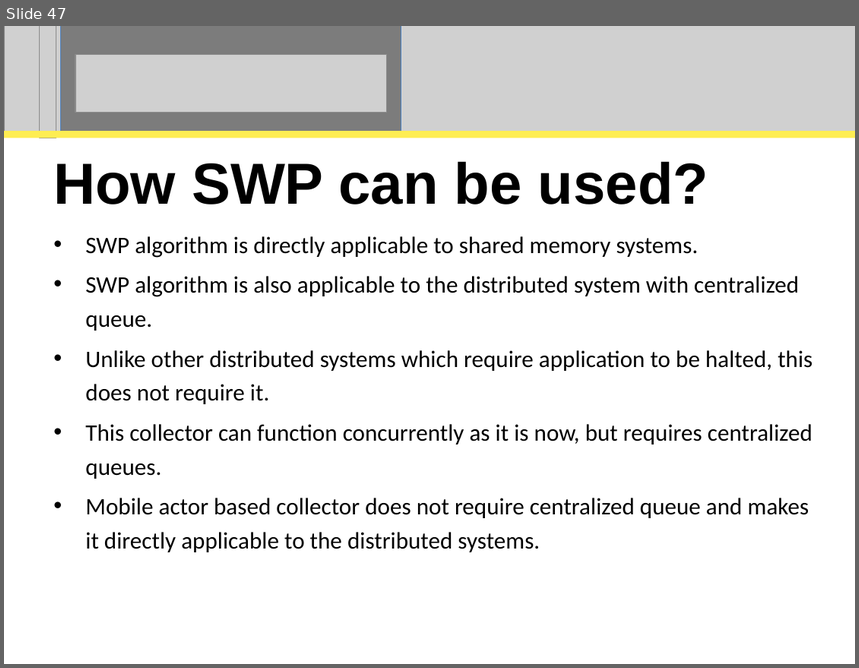
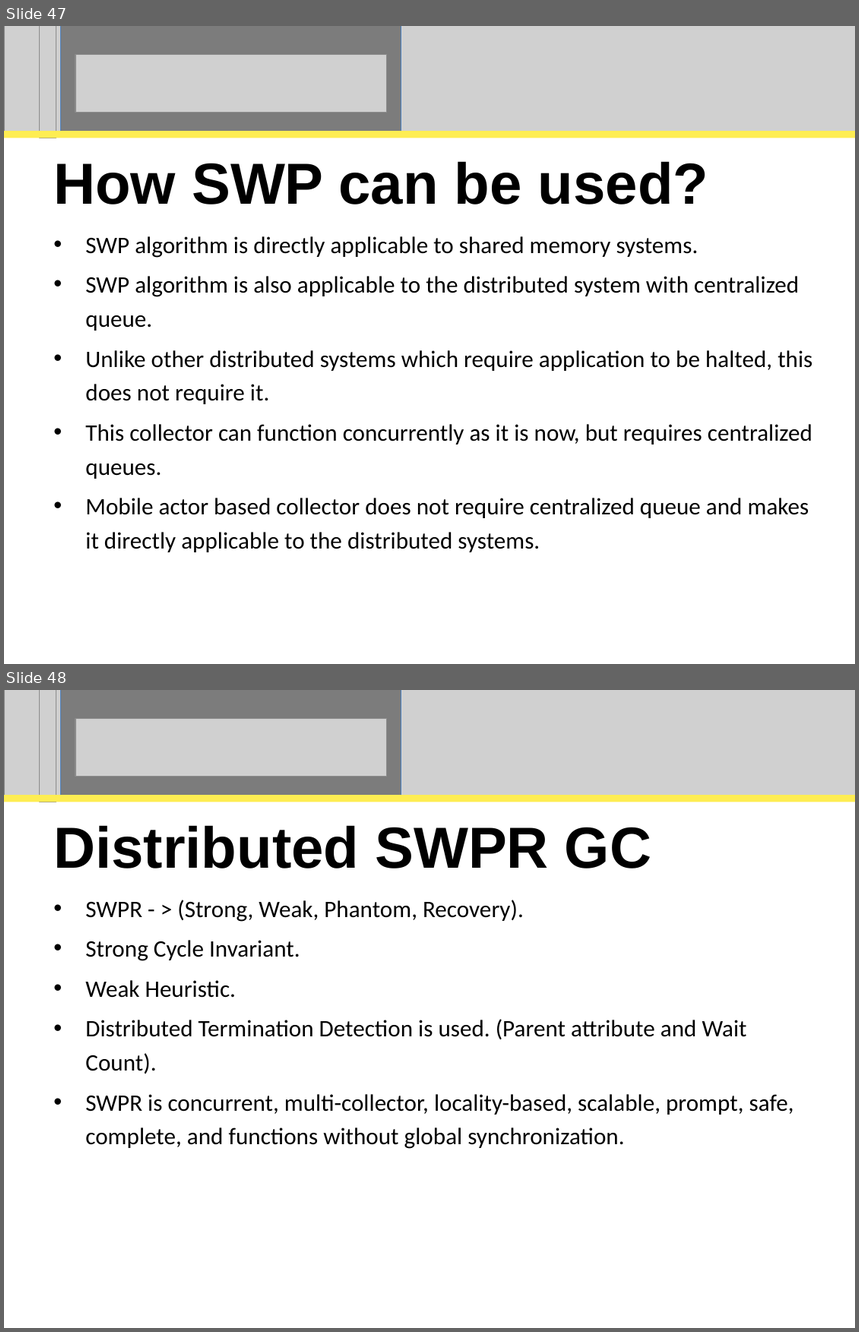
Before and after one commit to perpetualcoder/thesis, a slide deck: thesisppt/defense.ppt. Shown one above the other, each under a label of ours: slide 47 before the commit, slides 47 and 48 after it. The pictures are 859x668 and 859x1332 pixels, drawn with LibreOffice and Linux fonts; fonts in the diff are those of the drawing; grey boxes stand for pictures. Boxes give left, top, right and bottom in pixels: in the first picture for what was removed or moved away, otherwise in the second. Text is boxed around its words. In the diff, an @@ line names an element or a change of style, - is before the commit and + after.

```diff
--- a/thesisppt/defense.ppt
+++ b/thesisppt/defense.ppt
@@ slide 48 added at (x1=4, y1=690, x2=855, y2=1328), background #FFFFFF @@
@@ picture added at (x1=4, y1=690, x2=855, y2=796) @@
@@ picture added at (x1=40, y1=690, x2=56, y2=802) @@
@@ rectangle added at (x1=61, y1=690, x2=401, y2=796), fill #000000 at 40% opacity, outline #4A7EBB 0.74 pt @@
@@ picture added at (x1=75, y1=719, x2=387, y2=777) @@
@@ rectangle added at (x1=4, y1=795, x2=855, y2=802), fill #FEED52 @@
@@ title added at (x1=53, y1=825, x2=652, y2=869), 49 pt, text #000000, bold @@
+Distributed SWPR GC
@@ subtitle added at (x1=85, y1=900, x2=794, y2=1149), 20 pt, text #000000 @@
+• SWPR - > (Strong, Weak, Phantom, Recovery).
+• Strong Cycle Invariant.
+• Weak Heuristic.
+• Distributed Termination Detection is used. (Parent attribute and Wait Count).
+• SWPR is concurrent, multi-collector, locality-based, scalable, prompt, safe, complete, and functions without global synchronization.
```
Also in this commit, not shown: 19 other slides added, 1 slide removed, 18 other files.
